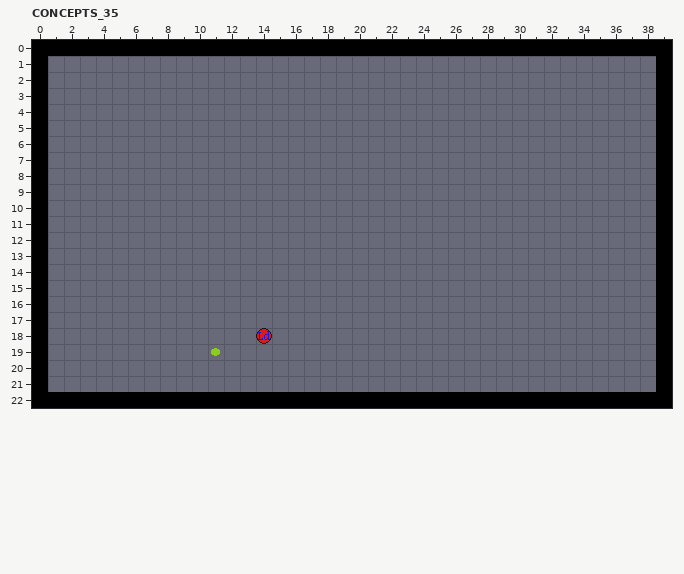
LDtk project -- Assets/LDtk/Concepts.ldtk. The first picture shows the starting point.
Cells are 16x16 px. Shown: CONCEPTS_35 x 0..39, y 0..22.
And afterwards:
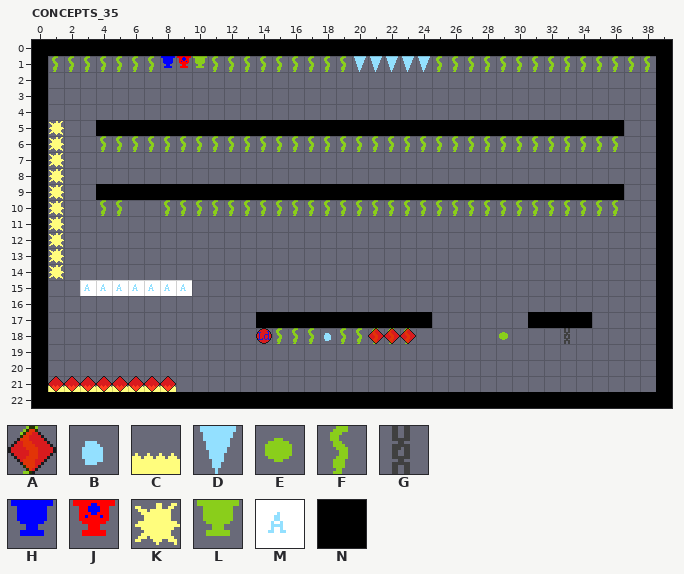
Key: from "CONTROLS": A 1; from "ENTITIES": B 0, C 16, D 20, E 21, F 34, G 36, H 45, J 46, K 56, L 76, M 96; from "GROUND": N 0.
_ is an empty cell.
Tiles replaced or removed in this view: E.
See-through tiles are keyed as they look on the map.
Difference:
Changed rows in their new state; . is an unchanged cell.
Layer "GROUND":
first column x 4:
 5 NNNNNNNNNNNNNNNNNNNNNNNNNNNNNNNNN
first column x 4:
 9 NNNNNNNNNNNNNNNNNNNNNNNNNNNNNNNNN
first column x 14:
17 NNNNNNNNNNN......NNNN
Layer "ENTITIES":
first column x 1:
 1 FFFFFFFHJLFFFFFFFFFDDDDDFFFFFFFFFFFFFF
first column x 1:
 5 K...................................
 6 K..FFFFFFFFFFFFFFFFFFFFFFFFFFFFFFFFF
 7 K...................................
 8 K...................................
 9 K...................................
10 K..FF..FFFFFFFFFFFFFFFFFFFFFFFFFFFFF
11 K...................................
12 K...................................
13 K...................................
14 K...................................
15 ..MMMMMMM...........................
18 ..............FFFBFFFFF.....E...G...
19 .........._.........................
21 CCCCCCCC............................
Layer "CONTROLS":
first column x 1:
18 ....................AAA
21 AAAAAAAA...............
